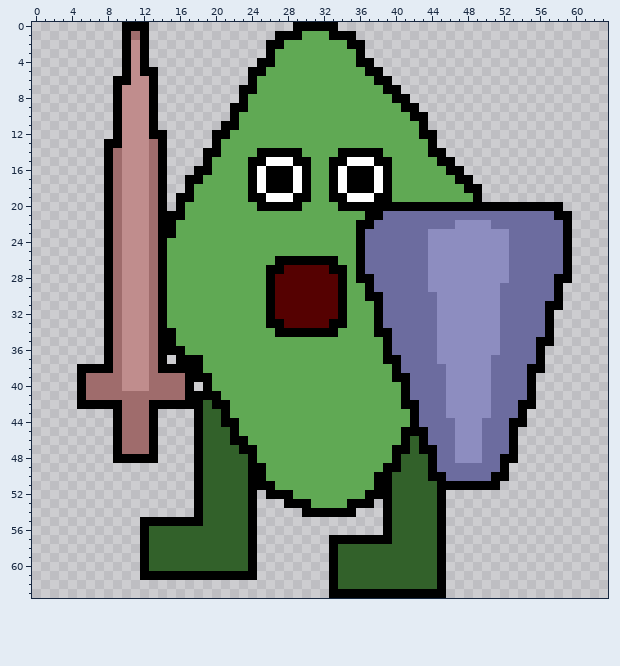
Pixel-art sprite: data/mob-player.png. That is the earlier state.
The file is 64x64 pixels.
Once edited:
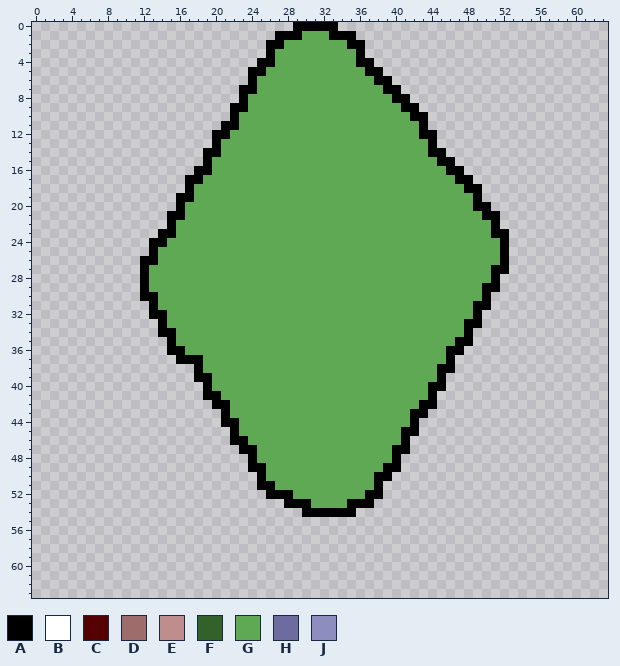
Palette (. is transparent): A #000000  B #ffffff  C #550101  D #9f6c6c  E #c08d8d  F #32612a  G #60a954  H #6c6c9f  J #8d8dc0
The author wrote: parts of mobs for code-anim
The edit:
Changed rows in their new state; - is an unchanged pixel.
first column x 5:
 0 -----...-----------------------------------------------
 1 -----...-----------------------------------------------
 2 -----...-----------------------------------------------
 3 -----...-----------------------------------------------
 4 -----...-----------------------------------------------
 5 -----....----------------------------------------------
 6 ----.....----------------------------------------------
 7 ----.....----------------------------------------------
 8 ----.....----------------------------------------------
 9 ----.....----------------------------------------------
10 ----.....----------------------------------------------
11 ----.....----------------------------------------------
12 ----......---------------------------------------------
13 ---.......---------------------------------------------
14 ---.......----------GGGGG----GGGGG---------------------
15 ---.......---------GGGGGGG--GGGGGGG--------------------
16 ---.......---------GGGGGGG--GGGGGGG--------------------
17 ---.......---------GGGGGGG--GGGGGGG--------------------
18 ---.......---------GGGGGGG--GGGGGGG--------------------
19 ---.......---------GGGGGGG--GGGGGGG--------------------
20 ---.......----------GGGGG----GGGGGGGGGGGGGGG--........-
21 ---.......----------------------GGGGGGGGGGGGGAA........
22 ---.......---------------------GGGGGGGGGGGGGGGA........
23 ---......----------------------GGGGGGGGGGGGGGGAA.......
24 ---.....A----------------------GGGGGGGGGGGGGGGGA.......
25 ---.....AG---------------------GGGGGGGGGGGGGGGGA.......
26 ---....AAG------------GGGGGGG--GGGGGGGGGGGGGGGGA.......
27 ---....AGG-----------GGGGGGGGG-GGGGGGGGGGGGGGGAA.......
28 ---....AGG-----------GGGGGGGGG-GGGGGGGGGGGGGGGA........
29 ---....AGG-----------GGGGGGGGG--GGGGGGGGGGGGGAA.......-
30 ---....AAG-----------GGGGGGGGG--GGGGGGGGGGGGGA........-
31 ---.....AG-----------GGGGGGGGG---GGGGGGGGGGGAA........-
32 ---.....A------------GGGGGGGGG---GGGGGGGGGGGA........--
33 ---......------------GGGGGGGGG---GGGGGGGGGGAA........--
34 ---......-------------GGGGGGG----GGGGGGGGGGA.........--
35 ---.......------------------------GGGGGGGGAA.........--
36 ---.......------------------------GGGGGGGAA.........---
37 ---.......------------------------GGGGGGGA..........---
38 .............----------------------GGGGGAA..........---
39 .............----------------------GGGGGA..........----
40 .............-----------------------GGGAA..........----
41 ..............----------------------GGGA...........----
42 ...............---------------------GGAA...........----
43 ----.....----...----------------------A...........-----
44 ----.....----...----------------------............-----
45 ----.....----....---------------------...........------
46 ----.....----....--------------------............------
47 ----.....----.....-------------------............------
48 ----.....----......-----------------.............------
49 -------------......-----------------............-------
50 -------------.......---------------.............-------
51 -------------.......--------------.............--------
52 -------------.......--------------.......--------------
53 -------------.......--------------.......--------------
54 -------------.......--------------.......--------------
55 -------.............--------------.......--------------
56 -------.............--------------.......--------------
57 -------.............--------.............--------------
58 -------.............--------.............--------------
59 -------.............--------.............--------------
60 -------.............--------.............--------------
61 -------.............--------.............--------------
62 ----------------------------.............--------------
63 ----------------------------.............--------------
Boxes around the changes in both pictures, in picture pixels (x1, y1, x2, y2):
changed: (77, 22, 572, 598)
